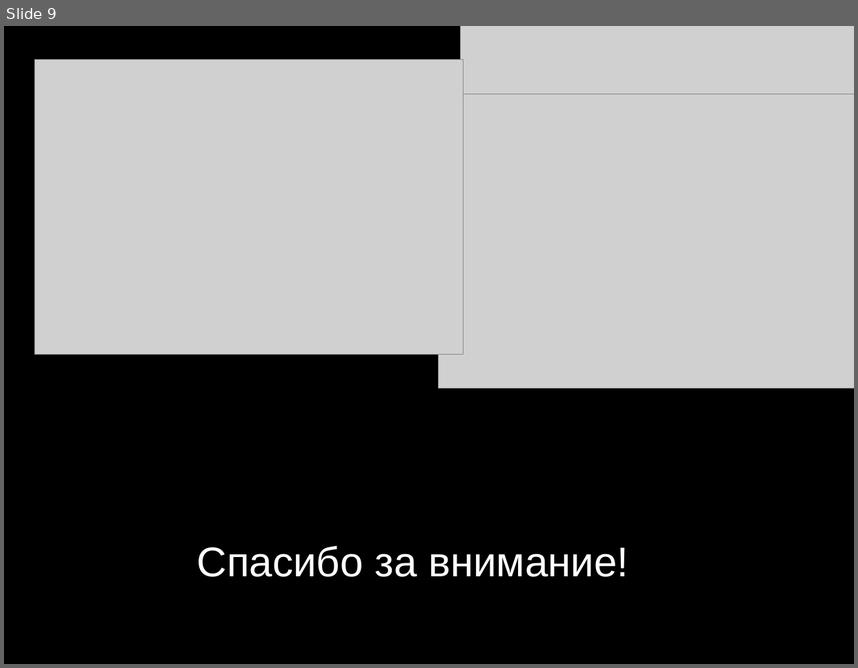
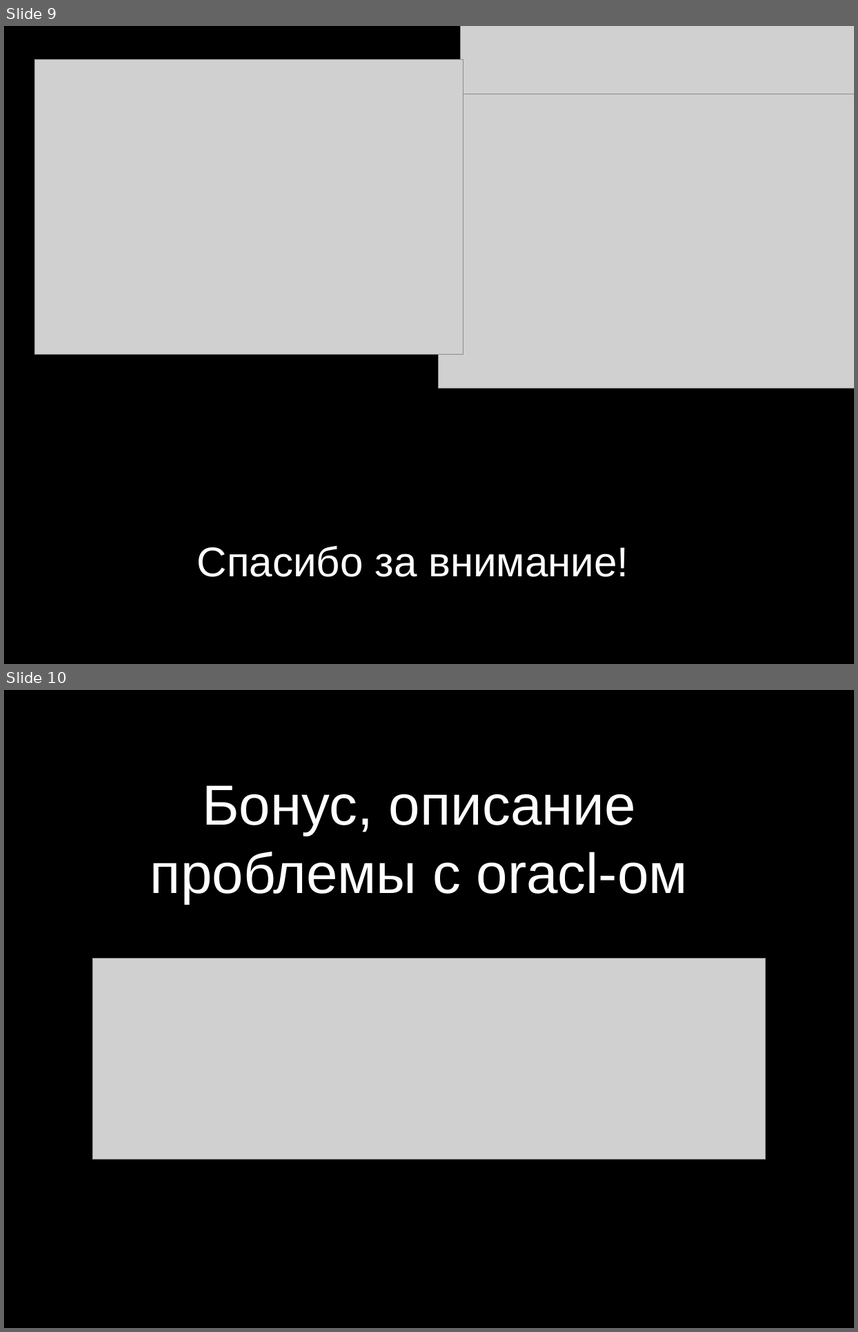
Before and after one commit to padap/hse_smart_contracts, a slide deck: presentation.pptx. Shown one above the other, each under a label of ours: slide 9 before the commit, slides 9 and 10 after it. The pictures are 858x668 and 858x1332 pixels, drawn with LibreOffice and Linux fonts; fonts in the diff are those of the drawing; grey boxes stand for pictures. Boxes give left, top, right and bottom in pixels: in the first picture for what was removed or moved away, otherwise in the second. Text is boxed around its words. In the diff, an @@ line names an element or a change of style, - is before the commit and + after.

```diff
--- a/presentation.pptx
+++ b/presentation.pptx
@@ slide 10 added at (x1=4, y1=690, x2=854, y2=1328), background #000000 @@
@@ title added at (x1=150, y1=785, x2=688, y2=903), 68 pt, text #FFFFFF @@
+Бонус, описание проблемы с oraсl-ом
@@ picture added at (x1=92, y1=958, x2=766, y2=1159) @@
```
Also in this commit, not shown: 4 slides changed, 2 other slides added, 3 slides removed, 2 other files.
